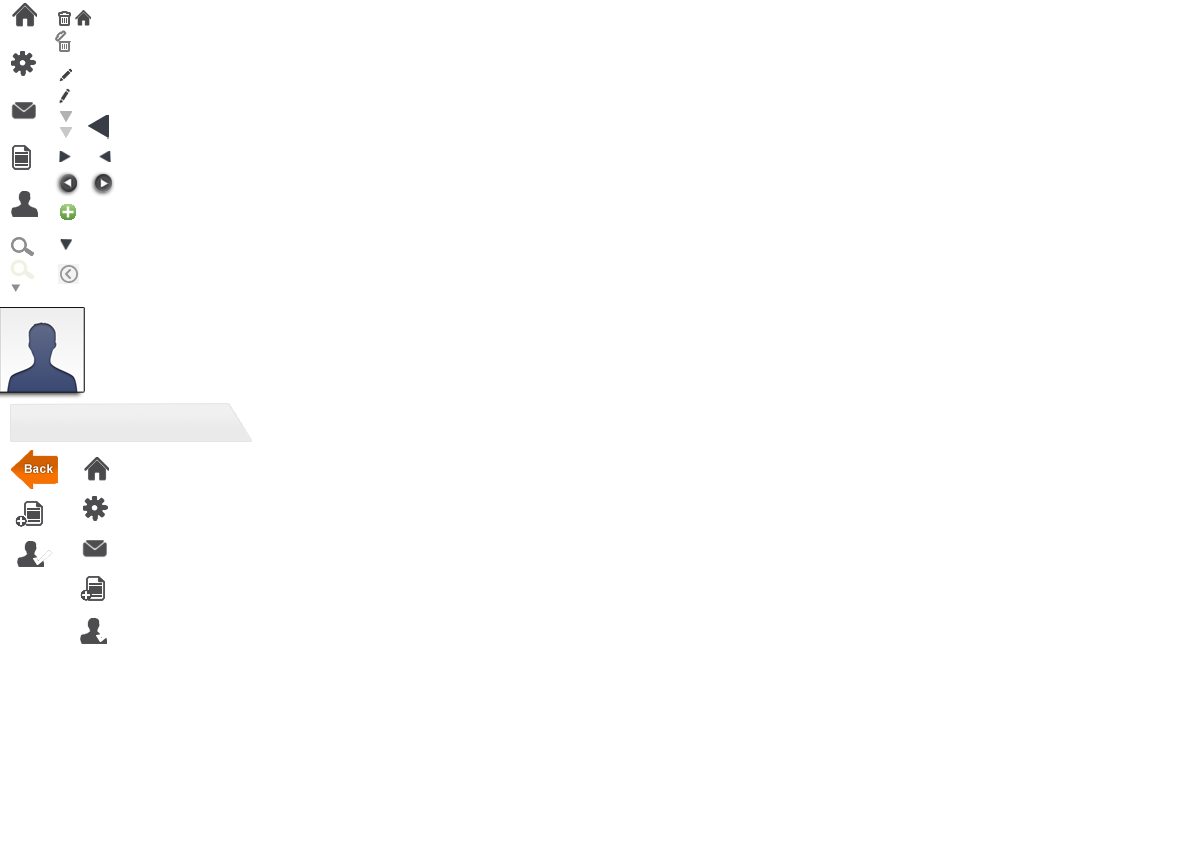
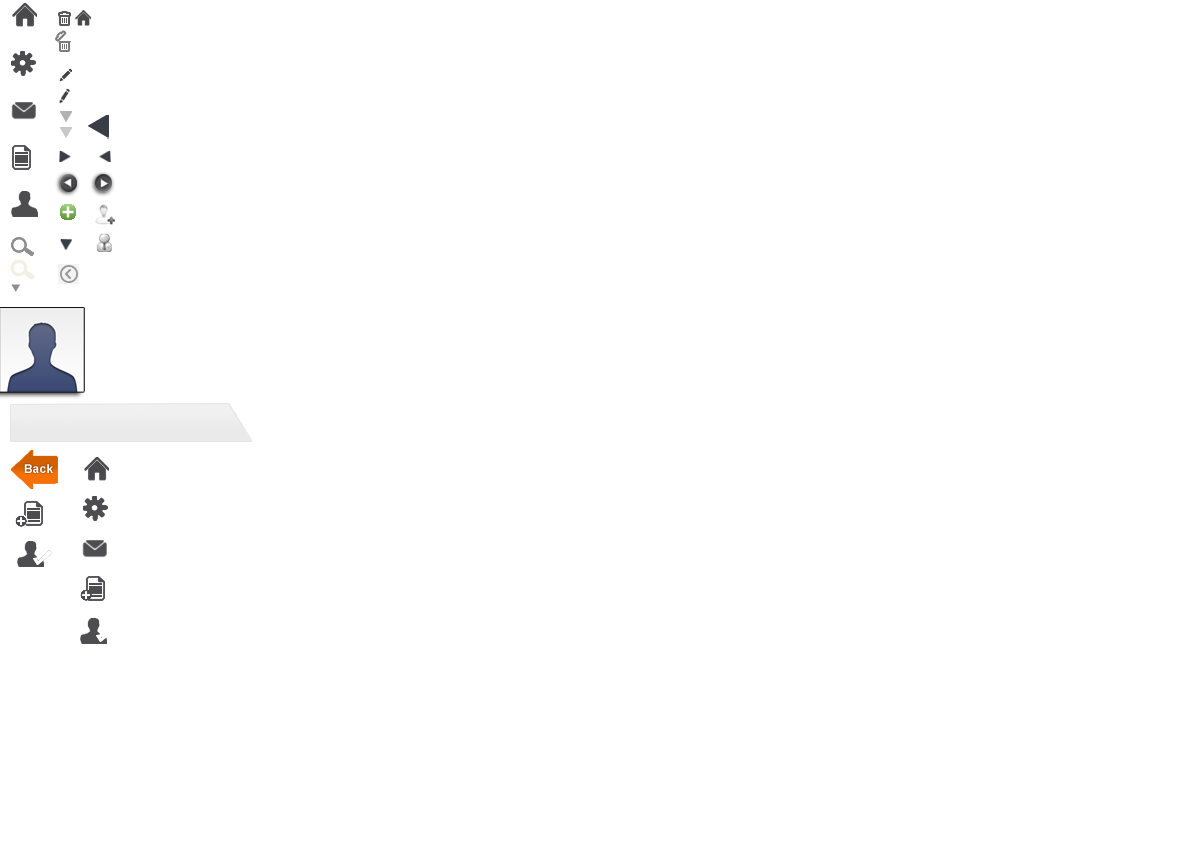
Comparing the layer stacks of the two (1191, 842) images. Changes:
added layer "Layer 29" above "Layer 28" over [95, 204, 115, 252]
